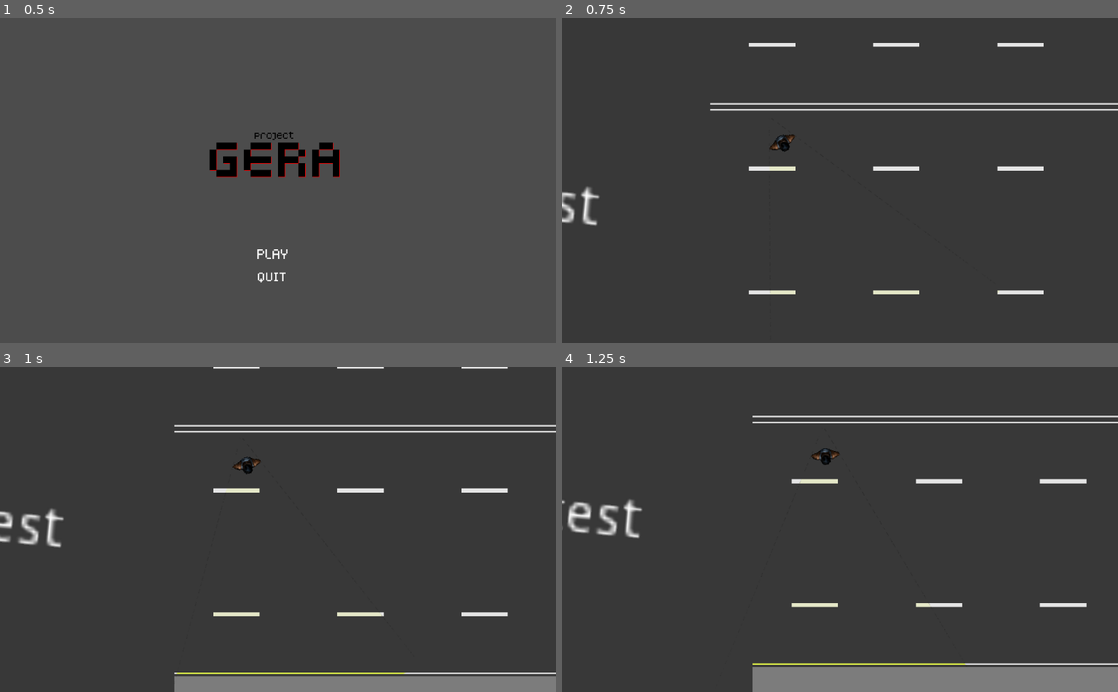
Above: before the commit, frames 1-4 (two rows, left to right).
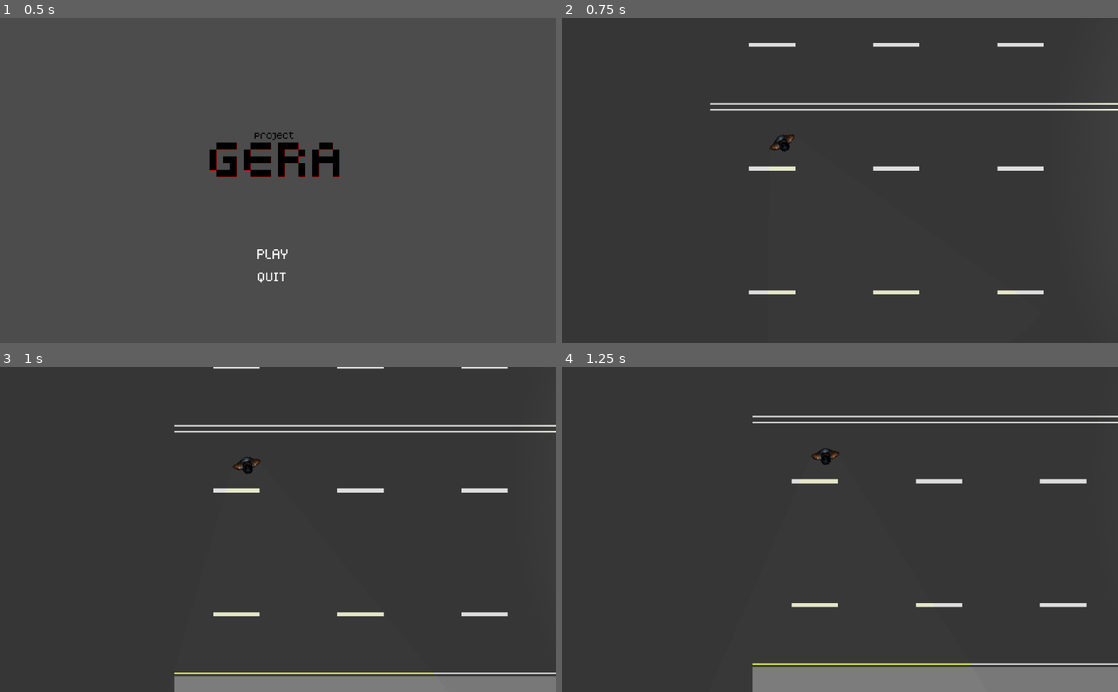
Above: after the commit, the same moments.

Repository: dotnize/gera
Game: Godot game, scene res://scenes/Menu.tscn
Two runs of this game, one before a commit and one after it. Both use one fixed random seed, a clock stepped at 60 frames per second and the inputs below. The engine's default icon, where the game draws it, is replaced by a stand-in: a white triangle on a blue panel in a dark square.
Inputs:
- Up to frame 1 (0.5 s): no input
- Up to frame 2 (0.75 s): click "PLAY" at 0.5 s
- Up to frame 3 (1 s): no input
- Up to frame 4 (1.25 s): no input

Frame 1 is identical in both runs. In frame 2, 0.4% of the frame differs, in the area x 0-100%, y 26-86%; in frame 3, 0.6%; in frame 4, 0.8%, in the area x 0-74%, y 35-92%.

Commit message:
fixed LoS, car now only shows on LoS

Diff:
--- a/scenes/Player.tscn
+++ b/scenes/Player.tscn
@@ -9,6 +9,7 @@
 [ext_resource path="res://assets/weapons/pistol_deagle.png" type="Texture" id=7]
 [ext_resource path="res://assets/weapons/smg_mp5.png" type="Texture" id=8]
 [ext_resource path="res://assets/cone-shape-png-3.png" type="Texture" id=9]
+[ext_resource path="res://icon.png" type="Texture" id=10]
 
 [sub_resource type="CapsuleShape2D" id=1]
 radius = 10.5034
@@ -90,14 +91,14 @@
 
 [sub_resource type="SpriteFrames" id=16]
 animations = [ {
+"frames": [ ExtResource( 7 ) ],
+"loop": true,
+"name": "pistol_deagle",
+"speed": 5.0
+}, {
 "frames": [ ExtResource( 4 ) ],
 "loop": true,
 "name": "pistol_9mm",
-"speed": 5.0
-}, {
-"frames": [ ExtResource( 7 ) ],
-"loop": true,
-"name": "pistol_deagle",
 "speed": 5.0
 } ]
 
@@ -111,6 +112,12 @@
 
 [node name="Player" type="KinematicBody2D"]
 script = ExtResource( 3 )
+
+[node name="icon" type="Sprite" parent="."]
+visible = false
+position = Vector2( 29.0164, -23.664 )
+scale = Vector2( 16.8459, 16.8459 )
+texture = ExtResource( 10 )
 
 [node name="CollisionShape2D" type="CollisionShape2D" parent="."]
 shape = SubResource( 1 )
@@ -156,8 +163,9 @@
 drag_margin_bottom = 0.0
 
 [node name="LOS" type="Light2D" parent="."]
-position = Vector2( 140.191, -0.711353 )
-scale = Vector2( 0.84798, 0.84798 )
+position = Vector2( 198.222, 0.824601 )
+scale = Vector2( 0.970964, 1.01989 )
 texture = ExtResource( 9 )
 mode = 2
+range_item_cull_mask = 3
 [connection signal="timeout" from="ShootingTimer" to="." method="_on_ShootingTimer_timeout"]
--- a/scenes/World.tscn
+++ b/scenes/World.tscn
@@ -1,31 +1,37 @@
-[gd_scene load_steps=10 format=2]
+[gd_scene load_steps=11 format=2]
 
 [ext_resource path="res://scenes/Player.tscn" type="PackedScene" id=1]
 [ext_resource path="res://scripts/World.gd" type="Script" id=2]
 [ext_resource path="res://assets/world/groundtiles.png" type="Texture" id=3]
+[ext_resource path="res://assets/light.png" type="Texture" id=4]
 [ext_resource path="res://assets/vehicles/bk_cars1.a.png" type="Texture" id=5]
 
-[sub_resource type="Shader" id=2]
+[sub_resource type="Shader" id=1]
 code = "shader_type canvas_item;
 
 void fragment() {
     // Get the vertex color or the color from the texture if set
-    vec4 finalColor = min(texture(TEXTURE, UV), COLOR);
+    vec4 inputColor = min(texture(TEXTURE, UV), COLOR);
 
     if(AT_LIGHT_PASS) {
         // For all fragments in the light we just use the input color
-        COLOR = finalColor;
+        COLOR = inputColor;
     } else {
         // For all other fragments we make them B&W
-        float value = dot(finalColor.rgb, vec3(0.2125, 0.7154, 0.0721));
+
+		// original B&W color
+		//float value = dot(inputColor.rgb, vec3(0.2126, 0.7152, 0.0722));
+
+		// darker B&W color
+        float value = dot(inputColor.rgb, vec3(0.2000, 0.7000, 0.0700));
         COLOR = vec4(value, value, value, 1.0);
     }
 }"
 
-[sub_resource type="ShaderMaterial" id=3]
-shader = SubResource( 2 )
+[sub_resource type="ShaderMaterial" id=2]
+shader = SubResource( 1 )
 
-[sub_resource type="TileSet" id=1]
+[sub_resource type="TileSet" id=3]
 0/name = "groundtiles.png 0"
 0/texture = ExtResource( 3 )
 0/tex_offset = Vector2( 0, 0 )
@@ -72,6 +78,7 @@
 position = Vector2( 253.194, 367.234 )
 
 [node name="one central label" type="RichTextLabel" parent="."]
+use_parent_material = true
 margin_left = 256.086
 margin_top = -118.77
 margin_right = 365.086
@@ -88,6 +95,7 @@
 }
 
 [node name="emall label" type="RichTextLabel" parent="."]
+use_parent_material = true
 margin_left = 2367.63
 margin_top = -168.302
 margin_right = 2476.63
@@ -104,6 +112,7 @@
 }
 
 [node name="manokins" type="RichTextLabel" parent="."]
+use_parent_material = true
 margin_left = -925.417
 margin_top = 736.563
 margin_right = -816.417
@@ -119,23 +128,15 @@
 "_edit_use_anchors_": false
 }
 
-[node name="light" type="RichTextLabel" parent="."]
-margin_left = -264.246
-margin_top = 392.089
-margin_right = -155.246
-margin_bottom = 412.089
-rect_rotation = 5.47179
-rect_scale = Vector2( 5, 5 )
-focus_mode = 2
-mouse_default_cursor_shape = 3
-custom_colors/default_color = Color( 1, 1, 1, 1 )
-text = "light test"
-selection_enabled = true
-__meta__ = {
-"_edit_use_anchors_": false
-}
+[node name="bk_cars1a" type="Sprite" parent="."]
+light_mask = 2
+material = SubResource( 4 )
+position = Vector2( 813.792, 413.016 )
+rotation = 1.309
+scale = Vector2( 1.63207, 1.63207 )
+texture = SubResource( 5 )
 
-[node name="bk_cars1a" type="Sprite" parent="."]
-material = SubResource( 4 )
-position = Vector2( -157.378, 326.34 )
-texture = SubResource( 5 )
+[node name="Light2D" type="Light2D" parent="."]
+use_parent_material = true
+position = Vector2( 1111.32, 411.153 )
+texture = ExtResource( 4 )
Binary file changed: assets/cone-shape-png-3.png
Not shown: 1 places in scenes/Player.tscn that only renumber resources
Not shown: 1 places in scenes/World.tscn that only renumber resources
